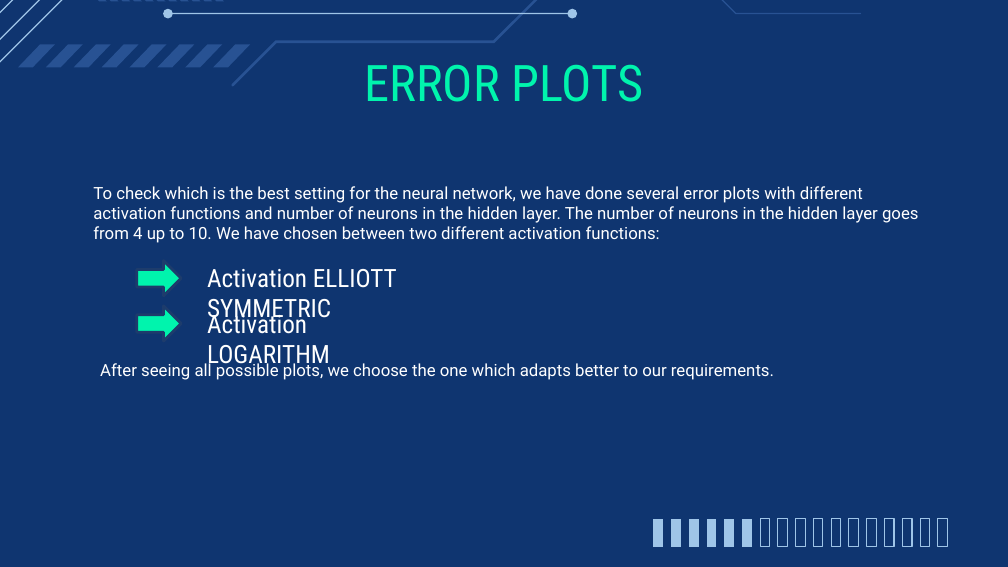
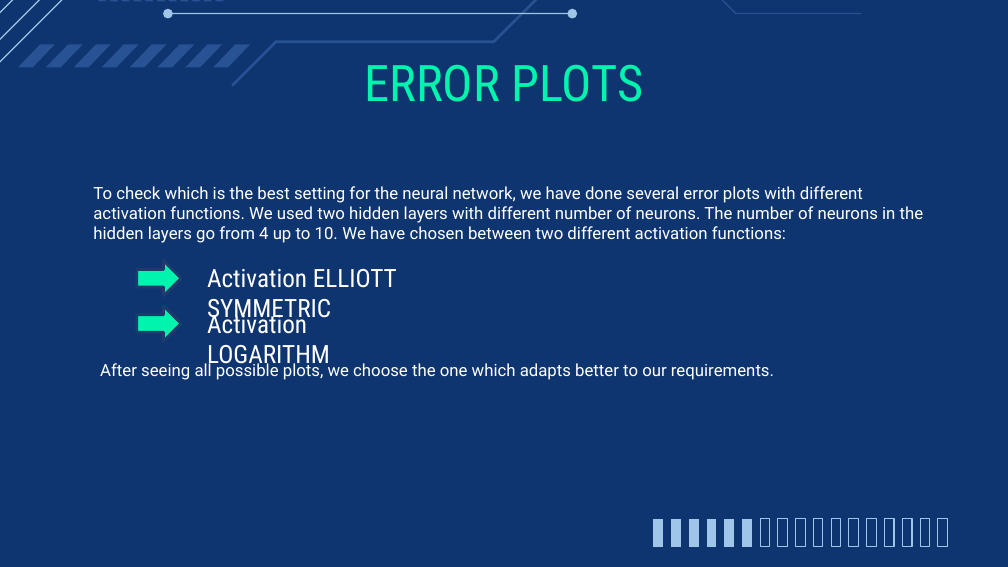
Before and after one commit to IntelligentSystemsUMAProject/LabProject01, a slide deck: slide 10 of Neural Networks.pptx. Drawn at 1008x567 pixels with LibreOffice and Linux fonts; fonts in the diff are those of the drawing. Boxes give left, top, right and bottom in pixels: in the first picture for what was removed or moved away, otherwise in the second. Text is boxed around its words. In the diff, an @@ line names an element or a change of style, - is before the commit and + after.

```diff
--- a/Neural Networks.pptx
+++ b/Neural Networks.pptx
@@ text at (93, 186, 924, 239): text changed @@
-To check which is the best setting for the neural network, we have done several error plots with different activation functions and number of neurons in the hidden layer. The number of neurons in the hidden layer goes from 4 up to 10. We have chosen between two different activation functions:
+To check which is the best setting for the neural network, we have done several error plots with different activation functions. We used two hidden layers with different number of neurons. The number of neurons in the hidden layers go from 4 up to 10. We have chosen between two different activation functions:
```
Also in this commit, not shown: 6 other slides changed, 1 slide added.
